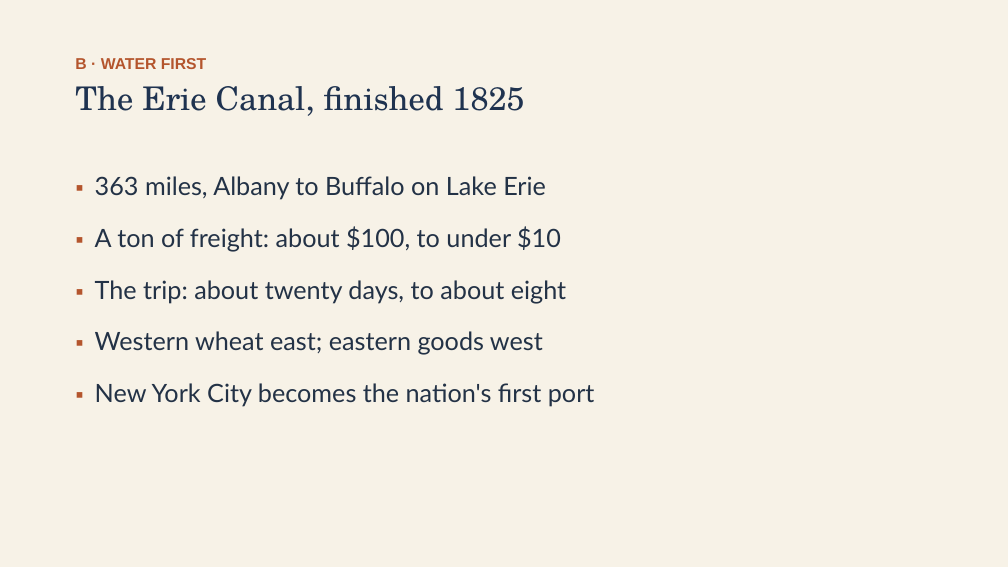
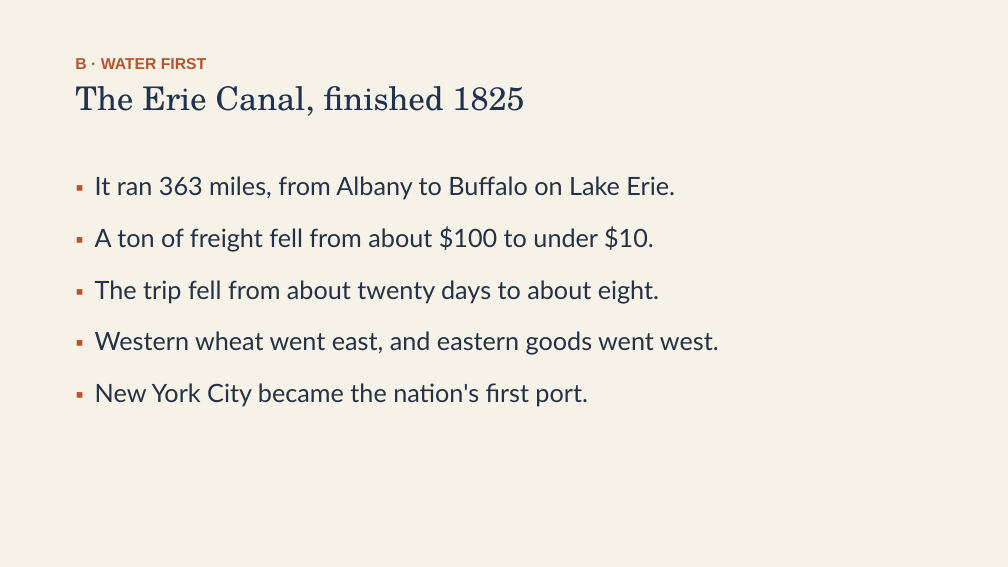
Before and after one commit to ab17gthb/humanities-curriculum-group, a slide deck: slide 7 of jackson-reform/lesson-05/lesson-05-slides.pptx. Drawn at 1008x567 pixels with LibreOffice and Linux fonts; fonts in the diff are those of the drawing. Boxes give left, top, right and bottom in pixels: in the first picture for what was removed or moved away, otherwise in the second. Text is boxed around its words. In the diff, an @@ line names an element or a change of style, - is before the commit and + after.

```diff
--- a/jackson-reform/lesson-05/lesson-05-slides.pptx
+++ b/jackson-reform/lesson-05/lesson-05-slides.pptx
@@ text at <box>95,176,719,406</box>: text changed @@
-▪ 363 miles, Albany to Buffalo on Lake Erie
-▪ A ton of freight: about $100, to under $10
-▪ The trip: about twenty days, to about eight
-▪ Western wheat east; eastern goods west
-▪ New York City becomes the nation's first port
+▪ It ran 363 miles, from Albany to Buffalo on Lake Erie.
+▪ A ton of freight fell from about $100 to under $10.
+▪ The trip fell from about twenty days to about eight.
+▪ Western wheat went east, and eastern goods went west.
+▪ New York City became the nation's first port.
```
Also in this commit, not shown: 10 other slides changed, 6 other files.
